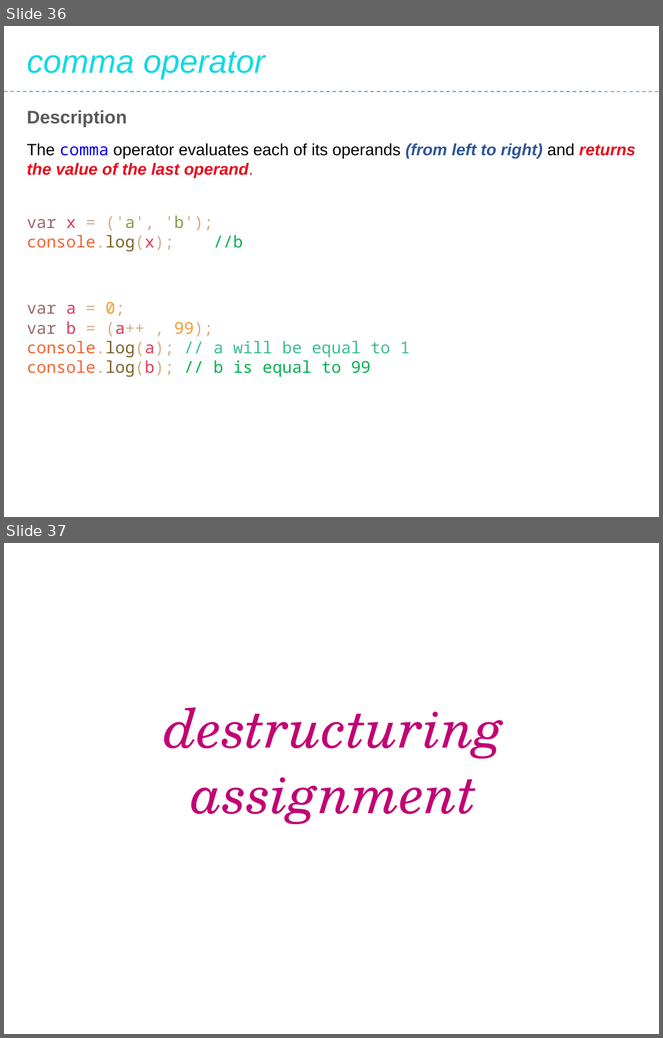
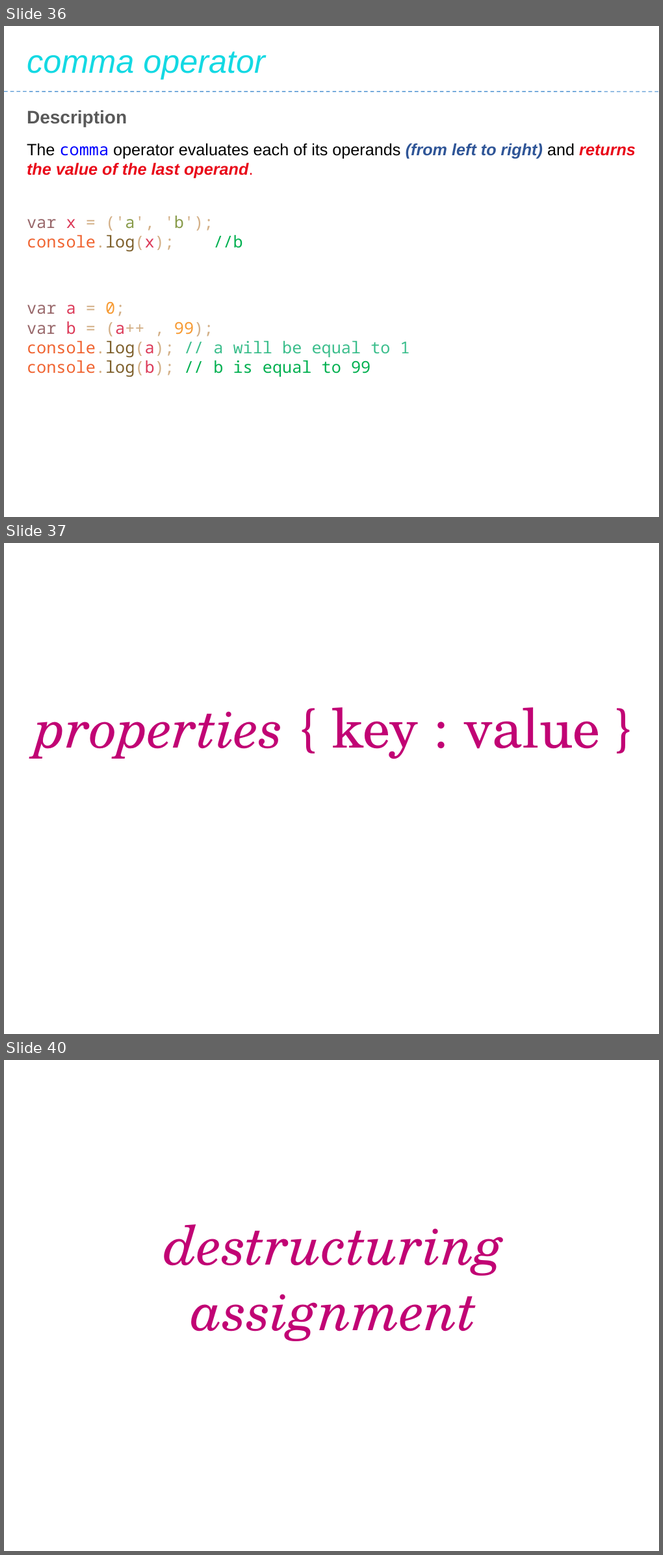
Before and after one commit to Saleel-Bagde/PPT-s, a slide deck: JavaScript.pptx. Shown one above the other, each under a label of ours: slides 36 and 37 before the commit, slides 36, 37 and 40 after it; the slides between them are not shown. The pictures are 663x1038 and 663x1555 pixels, drawn with LibreOffice and Linux fonts; fonts in the diff are those of the drawing. Boxes give left, top, right and bottom in pixels: in the first picture for what was removed or moved away, otherwise in the second. Text is boxed around its words. In the diff, an @@ line names an element or a change of style, - is before the commit and + after.

```diff
--- a/JavaScript.pptx
+++ b/JavaScript.pptx
@@ slide 37 added at <box>4,543,659,1034</box>, background #FFFFFF @@
@@ text added at <box>35,707,601,759</box>, 60 pt, text #C10374 @@
+properties { key : value }
@@ what was slide 37 is now slide 40 @@
```
Also in this commit, not shown: 4 slides changed, 2 other slides added, 2 other files.
